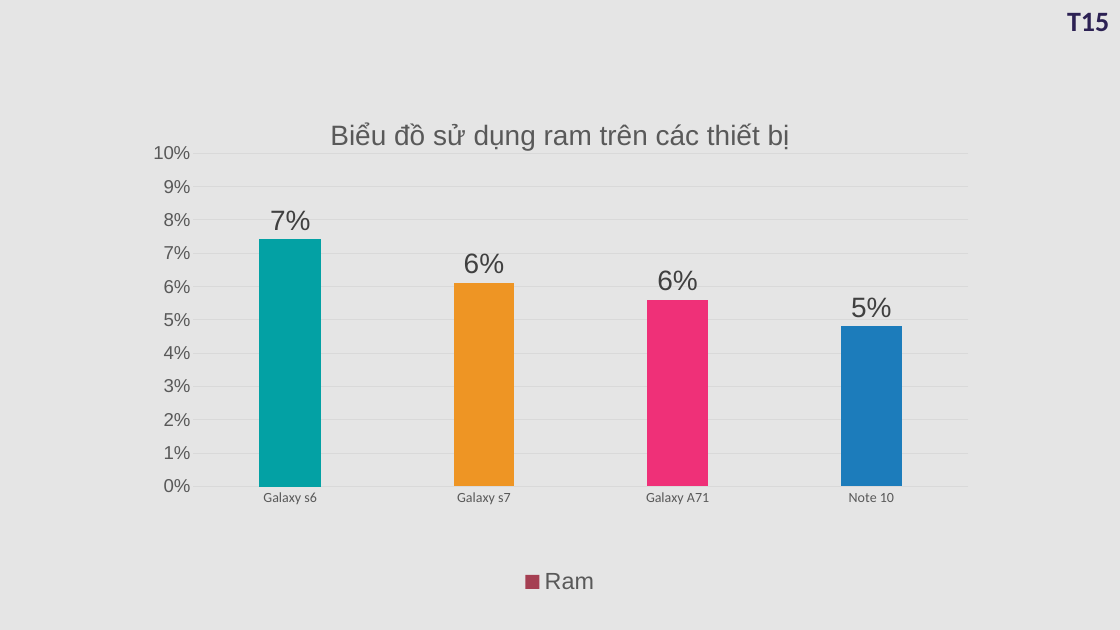
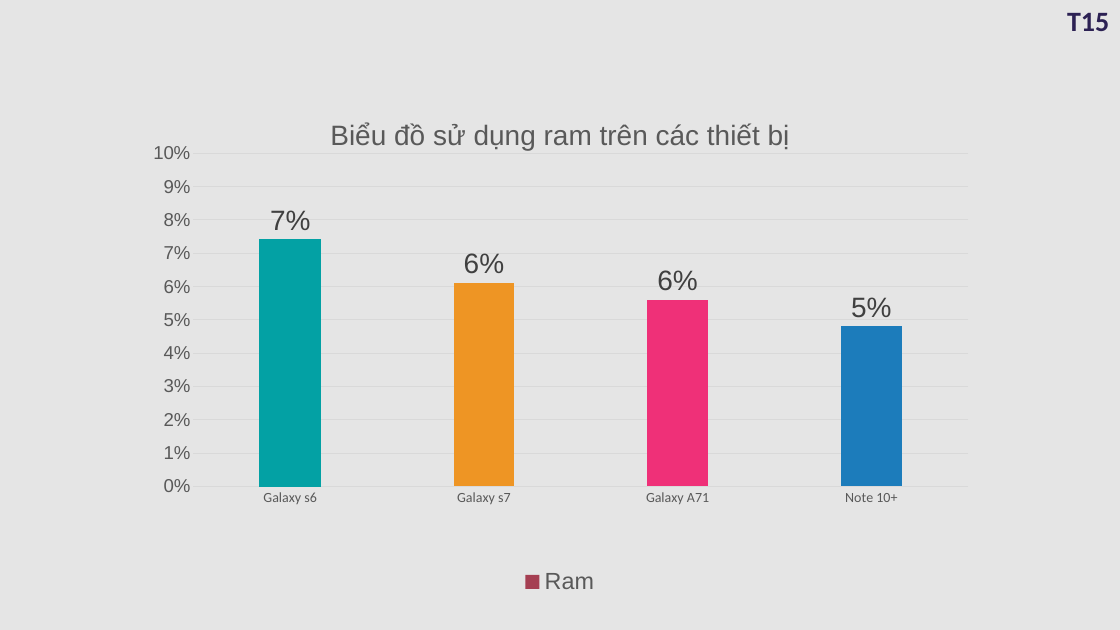
Before and after one commit to daihieptn97/share, a slide deck: slide 4 of Đồ án/BaoCao.pptx. Drawn at 1120x630 pixels with LibreOffice and Linux fonts; fonts in the diff are those of the drawing. Boxes give left, top, right and bottom in pixels: in the first picture for what was removed or moved away, otherwise in the second. Text is boxed around its words. In the diff, an @@ line names an element or a change of style, - is before the commit and + after.

```diff
--- a/Đồ án/BaoCao.pptx
+++ b/Đồ án/BaoCao.pptx
@@ column chart at (x1=142, y1=102, x2=978, y2=600) @@
-categories: Galaxy s6, Galaxy s7, Galaxy A71, Note 10
+categories: Galaxy s6, Galaxy s7, Galaxy A71, Note 10+
```
Also in this commit, not shown: 2 other slides changed, 2 slides added.
